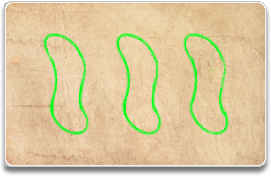
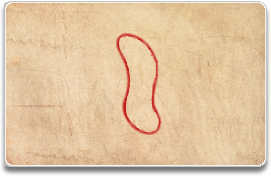
Comparing the layer stacks of the two 271×176 images. Changes:
added layer "One Empty Squiggle" above "Two Empty Squiggle" over left=116, top=33, right=162, bottom=135
renamed "Layer 14" to "Three Empty Squiggle", hid it over left=43, top=33, right=229, bottom=135
